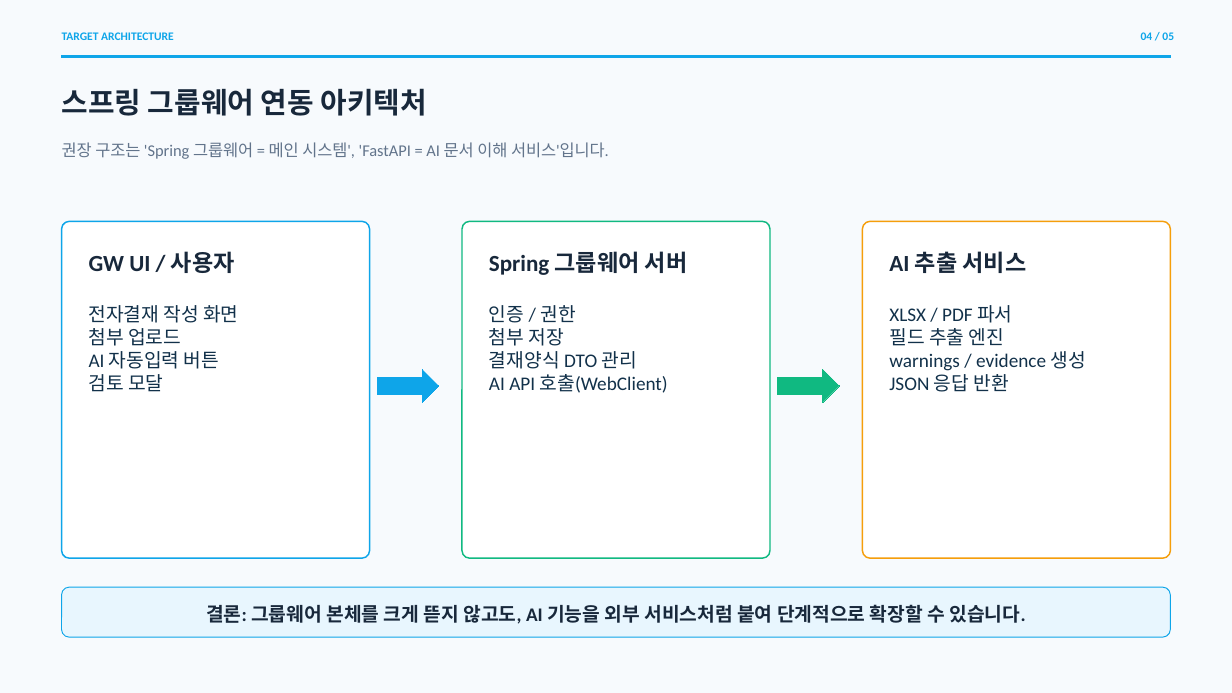
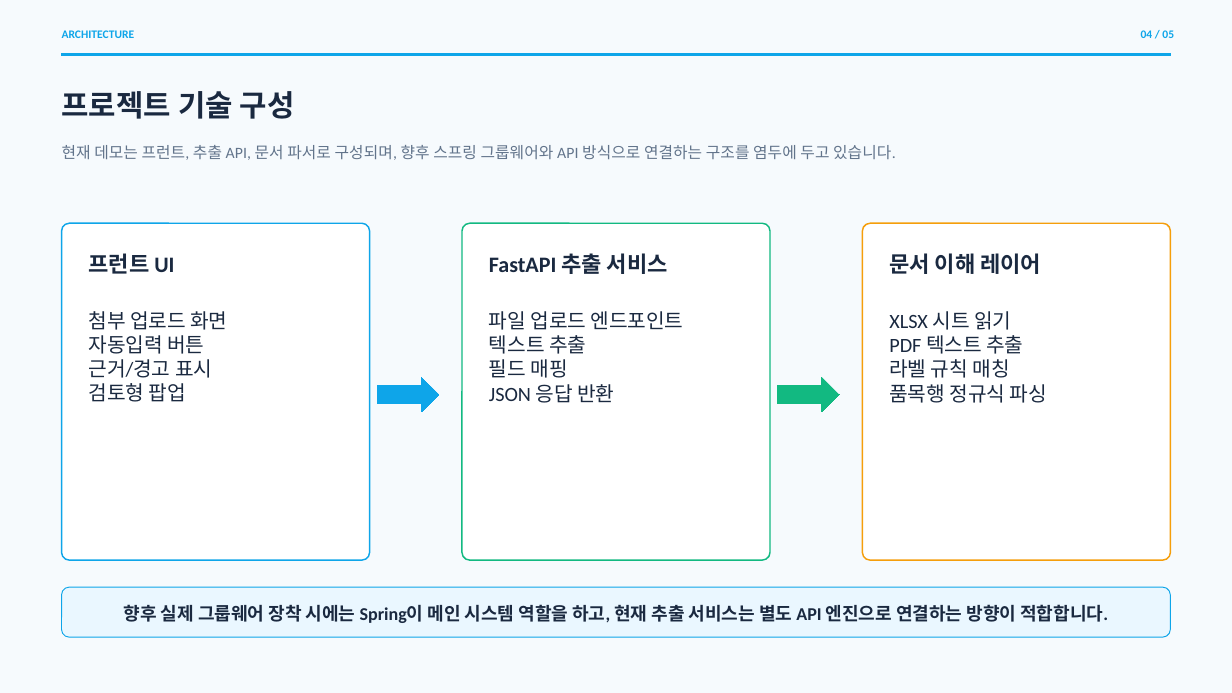
Before and after one commit to GyuDev97/persona-ai, a slide deck: slide 4 of apps/gw_assistant/eapproval_autofill/outputs/gw_arch_ppt/output.pptx. Drawn at 1232x693 pixels with LibreOffice and Linux fonts; fonts in the diff are those of the drawing. Boxes give left, top, right and bottom in pixels: in the first picture for what was removed or moved away, otherwise in the second. Text is boxed around its words. In the diff, an @@ line names an element or a change of style, - is before the commit and + after.

Commit message:
0421
0421

```diff
--- a/apps/gw_assistant/eapproval_autofill/outputs/gw_arch_ppt/output.pptx
+++ b/apps/gw_assistant/eapproval_autofill/outputs/gw_arch_ppt/output.pptx
@@ background #F7FAFD to #F6FAFD @@
@@ text at bbox=[62, 30, 135, 38]: text changed @@
-TARGET ARCHITECTURE
+ARCHITECTURE
@@ text at bbox=[62, 91, 295, 119]: text changed; size 22.5 to 23.2 pt; text colour #18283B to #1A2940 @@
-스프링 그룹웨어 연동 아키텍처
+프로젝트 기술 구성
@@ text at bbox=[62, 145, 896, 160]: text changed; size 12.8 to 12.3 pt @@
-권장 구조는 'Spring 그룹웨어 = 메인 시스템', 'FastAPI = AI 문서 이해 서비스'입니다.
+현재 데모는 프런트, 추출 API, 문서 파서로 구성되며, 향후 스프링 그룹웨어와 API 방식으로 연결하는 구조를 염두에 두고 있습니다.
@@ rounded rectangle at bbox=[462, 224, 770, 561]: outline #10B981 1.13 pt to #12B981 1.13 pt @@
@@ text at bbox=[89, 253, 174, 274]: text changed; size 18 to 17.2 pt; text colour #18283B to #1A2940 @@
-GW UI / 사용자
+프런트 UI
@@ text at bbox=[489, 253, 668, 274]: text changed; size 18 to 17.2 pt; text colour #18283B to #1A2940 @@
-Spring 그룹웨어 서버
+FastAPI 추출 서비스
@@ text at bbox=[889, 253, 1041, 274]: text changed; size 18 to 17.2 pt; text colour #18283B to #1A2940 @@
-AI 추출 서비스
+문서 이해 레이어
@@ text at bbox=[89, 311, 227, 402]: text changed; size 15 to 15.8 pt; text colour #12314A to #1A2940 @@
-전자결재 작성 화면
-첨부 업로드
-AI 자동입력 버튼
-검토 모달
+첨부 업로드 화면
+자동입력 버튼
+근거/경고 표시
+검토형 팝업
@@ text at bbox=[489, 311, 684, 403]: text changed; size 15 to 15.8 pt; text colour #12314A to #1A2940 @@
-인증 / 권한
-첨부 저장
-결재양식 DTO 관리
-AI API 호출(WebClient)
+파일 업로드 엔드포인트
+텍스트 추출
+필드 매핑
+JSON 응답 반환
@@ text at bbox=[889, 311, 1047, 403]: text changed; size 15 to 15.8 pt; text colour #12314A to #1A2940 @@
-XLSX / PDF 파서
-필드 추출 엔진
-warnings / evidence 생성
-JSON 응답 반환
+XLSX 시트 읽기
+PDF 텍스트 추출
+라벨 규칙 매칭
+품목행 정규식 파싱
@@ right arrow: place and size @@
-right arrow at bbox=[377, 370, 439, 402]
+right arrow at bbox=[377, 377, 439, 412]
@@ right arrow: place and size @@
-right arrow at bbox=[778, 370, 840, 402]
+right arrow at bbox=[778, 377, 840, 412]
@@ right arrow at bbox=[778, 377, 840, 412]: fill #10B981 to #12B981; outline #10B981 0 pt to #12B981 0 pt @@
@@ rounded rectangle at bbox=[62, 587, 1171, 637]: fill #E8F6FE to #EAF7FF @@
@@ text at bbox=[124, 604, 1108, 623]: text changed; size 15 to 14.1 pt; text colour #18283B to #1A2940 @@
-결론: 그룹웨어 본체를 크게 뜯지 않고도, AI 기능을 외부 서비스처럼 붙여 단계적으로 확장할 수 있습니다.
+향후 실제 그룹웨어 장착 시에는 Spring이 메인 시스템 역할을 하고, 현재 추출 서비스는 별도 API 엔진으로 연결하는 방향이 적합합니다.
```
Also in this commit, not shown: 4 other slides changed.
